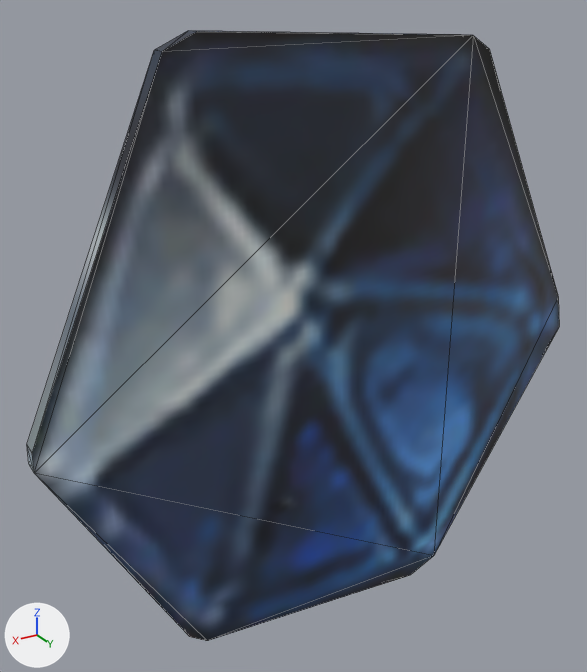
An edit to the glTF model Models/MinionModels/Mana.glb, drawn before and after from the same camera.
Rendered twice from a 50 mm camera at (-1.494, 1.678, 5.333) aimed at (-2.661, -0.266, 4.362). Arrows for +X, +Y and +Z are at lower left; the lights stay in place. Mesh edges are drawn as thin lines. Where no turn or scale is listed for an object, it has been applied to the vertices. Vertices at the same position are counted once.

The scene before the commit, as lines of its bpy script (objects in view):
```python
mat_material_006 = principled_material('Material.006')
mat_material_006.texture = img_demon_hunter
me_circle_001 = bpy.data.meshes.new('Circle.001')
me_circle_001.from_pydata(...)  # 24 vertices, 44 faces; spans x -3.7..-1.83, y -0.17..-0.12, z 3.34..5.22
me_circle_001.materials.append(mat_material_006)  # picture img_demon_hunter
ob_circle_001 = bpy.data.objects.new('Circle.001', me_circle_001)
ob_circle_001.location = (0.0, -0.024, 0.022)
```
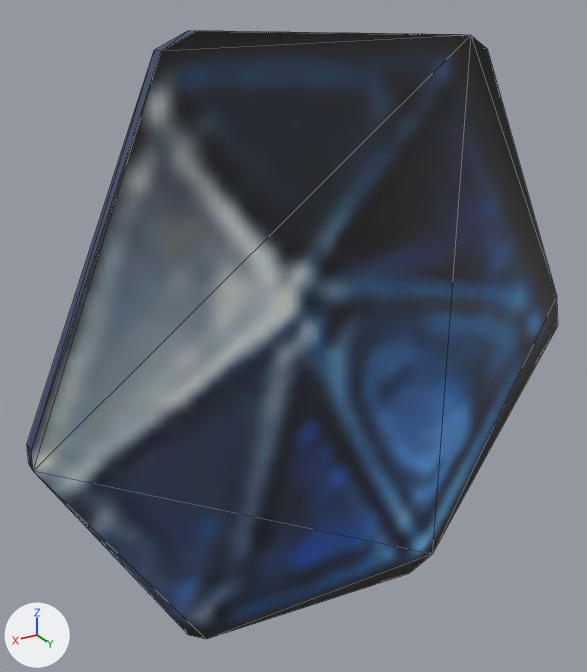
The newer file is also rescaled (x1.2), turned or shifted as a whole; pictures and numbers use the older file's frame.

Pixel boxes [x1, y1, x2, y2] of what changed, in the pictures (587 x 672 px):
'Circle.001', surface changed, reshaped (grey to blue): before [27, 30, 559, 641]; after [27, 30, 558, 639]

Patch to the scene script:
```diff
--- a/Models/MinionModels/Mana.glb.py
+++ b/Models/MinionModels/Mana.glb.py
@@ img_mage_rogue @@
+img_mage_rogue = load_image('Mage,Rogue', '_unpacked/Mage_Rogue', 400, 543, 'sRGB')
@@ mat_material_006 @@
 mat_material_006 = principled_material('Material.006')
-mat_material_006.texture = img_demon_hunter
+mat_material_006.texture = img_mage_rogue
@@ me_circle_001 @@
 me_circle_001.from_pydata(...)  # 24 vertices, 44 faces; spans x -3.7..-1.83, y -0.17..-0.12, z 3.34..5.22
 # used by ob_circle_001; location = (0.0, -0.024, 0.022)
+# me_circle_001 part 1: all 12 vertices in x -3.7..-1.83, y -0.12, z 3.34..5.22 are moved by (0.0, -0.01, 0.0)
 me_circle_001.materials.append(mat_material_006)
```
